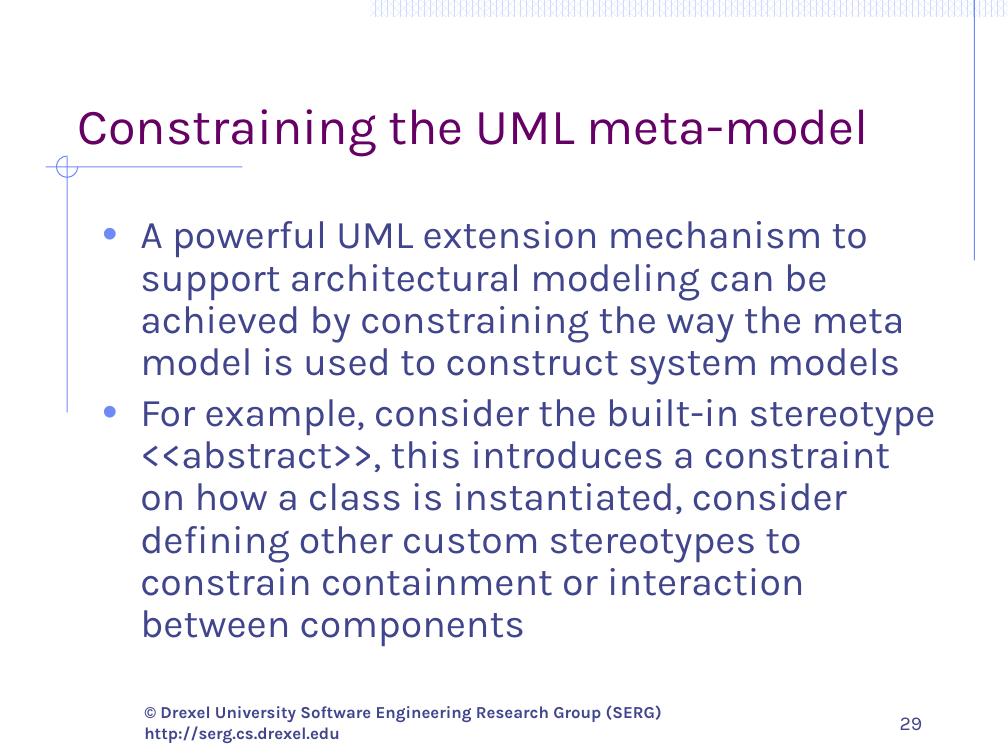
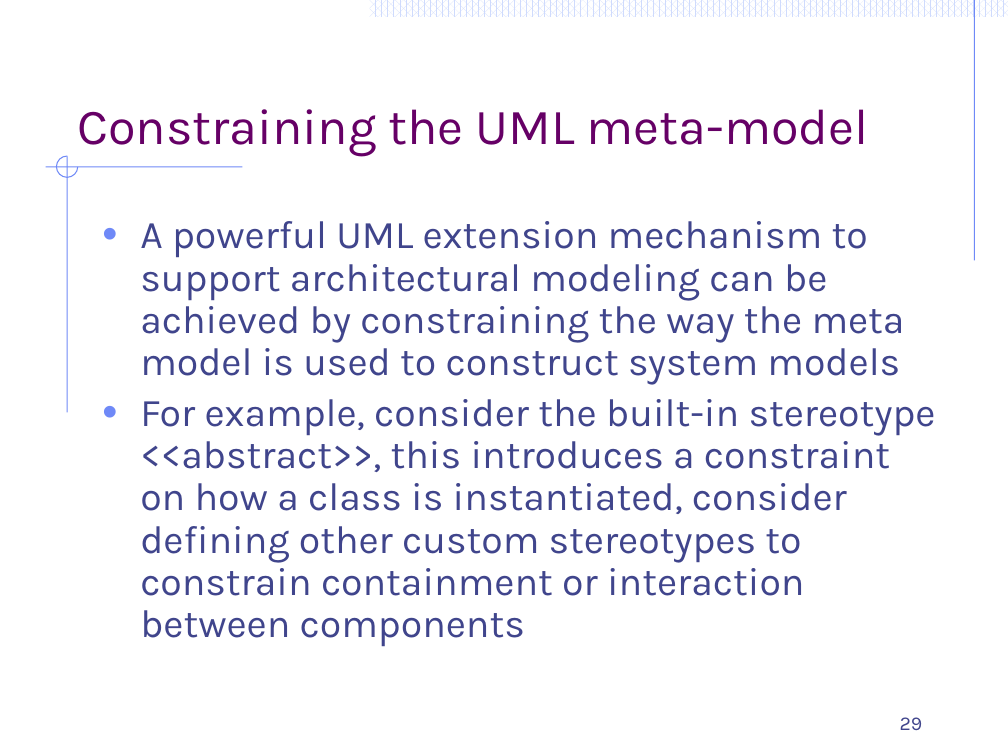
Before and after one commit to ArchitectingSoftware/CS575-SoftwareDesign, a slide deck: slide 29 of Lectures/M3-ArchitectureModeling.pptx. Drawn at 1008x756 pixels with LibreOffice and Linux fonts; fonts in the diff are those of the drawing; background and template pictures are left out. Boxes give left, top, right and bottom in pixels: in the first picture for what was removed or moved away, otherwise in the second. Text is boxed around its words. In the diff, an @@ line names an element or a change of style, - is before the commit and + after.

```diff
--- a/Lectures/M3-ArchitectureModeling.pptx
+++ b/Lectures/M3-ArchitectureModeling.pptx
@@ text removed at (x1=144, y1=705, x2=662, y2=743) @@
-© Drexel University Software Engineering Research Group (SERG)
-http://serg.cs.drexel.edu
```
Also in this commit, not shown: 55 other slides changed, 3 other files.
